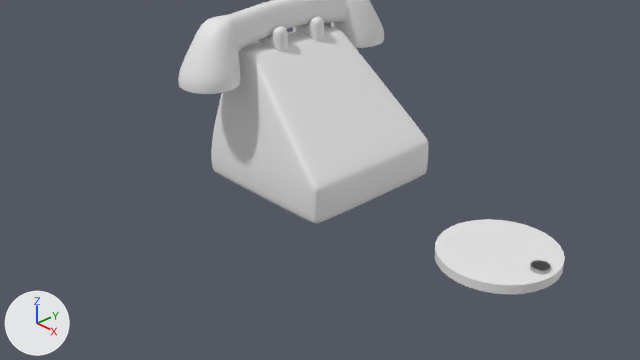
What one commit did to the Blender file Blender/roundtelephone.blend.
The view is the same before and after, from the file's camera 'Camera'. Lighting does not change. The marker at lower left points along +X, +Y and +Z.
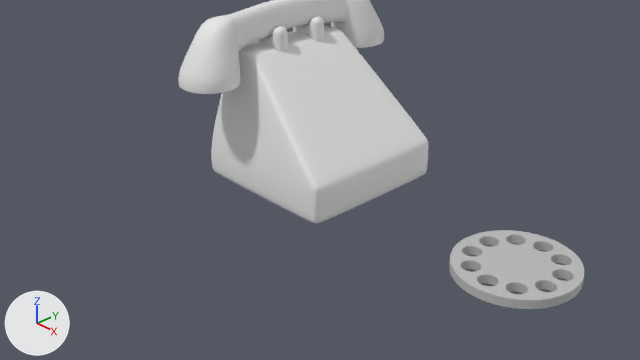
The edits, one by one:
Material 'lambert1.001' (mat_lambert1_001) is new.
Its base color is (0.5, 0.5, 0.5) (grey #bcbcbc).
Its roughness is 0.553.
Mesh me_mesh_001 is new.
It has 490 vertices, 257 faces and spans x -3.44..3.44, y -0.26..0.26, z -3.44..3.44.
It uses material mat_lambert1_001 (grey #bcbcbc).
Object 'Circle.001' (ob_circle_001) is deleted.
Object 'Cylinder' (ob_cylinder) is deleted.
Object 'Circle' (ob_circle) is new; it shows me_mesh_001.
Its location is (3.0, 0.0, 0.0).
Its rotation in degrees is (90, 0, 0).
Its scale is (-0.2, -0.2, -0.2).

Where the change shows, as pixel boxes [x1, y1, x2, y2] in the pictures (640 x 360 px):
'Circle', added
    after: [449, 230, 585, 309]
'Circle.001', deleted
    before: [435, 219, 565, 294]
'Cylinder', deleted
    before: [530, 260, 550, 274]
